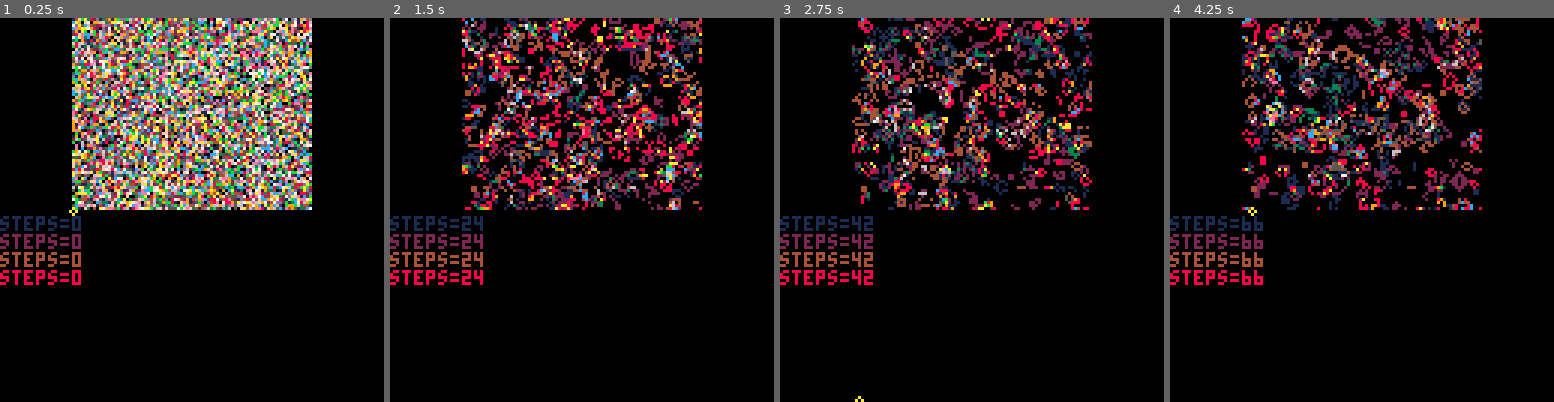
Above: before the commit, frames 1-4 (left to right).
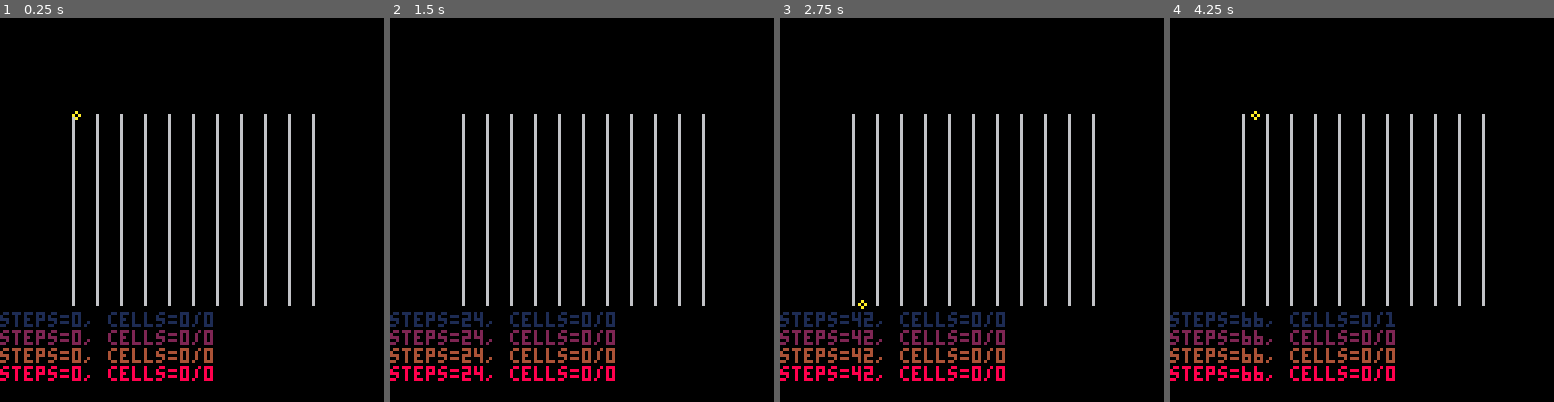
Above: after the commit, the same moments.

Repository: erwinbonsma/PicoGarden
Game: PICO-8 cartridge picogarden.p8
Two runs of this game, one before a commit and one after it. Both use one fixed random seed, a clock stepped at 60 frames per second and the inputs below.
Inputs:
- Up to frame 1 (0.25 s): no input
- Up to frame 2 (1.5 s): tap X (X key) at 0.33, 1.07 s; tap O (Z key) at 0.7 s
- Up to frame 3 (2.75 s): hold Right 1.6-2.1 s; tap O (Z key) at 1.7, 2.1, 2.5 s; tap X (X key) at 1.85 s; hold Up 2.15-2.42 s; hold Right from 2.47 s (still down)
- Up to frame 4 (4.25 s): tap O (Z key) every 0.4 s from 2.9 to 4.1 s; tap X (X key) at 2.97, 4.08 s; release Right at 3.03 s; hold Left 3.08-3.58 s; hold Down 3.63-3.97 s; hold Right from 4.02 s (still down)

The runs differ from the first frame. In frame 1, 37% of the frame differs, in the area x 0-83%, y 0-95%; in frame 2, 23%; in frame 3, 22%; in frame 4, 21%.

Commit message:
Add cell counts

Diff:
--- a/picogarden.p8
+++ b/picogarden.p8
@@ -2,6 +2,20 @@
 version 32
 __lua__
 bit0=0x0.0001
+
+function count_bits(val)
+ assert(val==flr(val))
+ local nbits=0
+ while val!=0 do
+  if val&0x1==0x1 then
+   nbits+=1
+   val&=~0x1
+  end
+  val>>>=1
+ end
+
+ return nbits
+end
 
 -- 3x17=51 bytes
 mem_cagrid_work=0x8000
@@ -304,6 +318,86 @@
  )
 end
 
+
+bitcounter={}
+
+function bitcounter:new()
+ local o=setmetatable({},self)
+ self.__index=self
+
+ o.lookup={}
+ for i=0,255 do
+  o.lookup[i]=count_bits(i)
+ end
+
+ return o
+end
+
+function bitcounter:count_bits(
+ bg
+)
+ local nbits=0
+ local a=bg.a0
+ local amax=a+bg.h*bg.upr*4
+ local lookup=self.lookup
+
+ while a<amax do
+  nbits+=lookup[@a]
+  a+=1
+ end
+
+ return nbits
+end
+
+function bitcounter:count_ca_bits(
+ ca,bg
+)
+ if bg==nil then
+  bg=ca.bitgrid
+ else
+  assert(ca.bitgrid.w==bg.w)
+  assert(ca.bitgrid.h==bg.h)
+ end
+
+ local mask_c=~(bit0<<bpu_ca)
+ local mask_l=mask_c&~bit0
+ local mask_r=mask_c
+ if (ca.upr==1) mask_r=mask_l
+
+ -- #bits in last unit
+ local nblu=ca.w%bpu_ca+1
+ if nblu<bpu then
+  mask_r&=~0>>>(bpu-nblu)
+ end
+
+ local nbits=0
+ local i=0
+ local a=bg.a0+ca.bpr
+ local amax=a+ca.h*ca.bpr
+ local lookup=self.lookup
+ while a<amax do
+  local v
+  if i==0 then
+   v=$a&mask_l
+   i=1
+  elseif i==ca.upr-1 then
+   v=$a&mask_r
+   i=0
+  else
+   v=$a&mask_c
+   i+=1
+  end
+
+  nbits+=lookup[v&0xff]
+  nbits+=lookup[(v>>>8)&0xff]
+  nbits+=lookup[(v<<8)&0xff]
+  nbits+=lookup[(v<<16)&0xff]
+
+  a+=4
+ end
+
+ return nbits
+end
 -->8
 function init_expand()
  local expand={}
@@ -320,32 +414,41 @@
 end
 
 function _init()
- gols={}
+ state={}
+ state.gols={}
  for i=1,4 do
-  gols[i]=ca:new(
+  local gol=ca:new(
    0x4400+i*16*64,80,64,true
   )
-  --gols[i]:reset()
-  gols[i]:randomize()
- end
- cx=0
- cy=0
- play=false
- t=0
+  gol:reset()
+  --gol:randomize()
+  add(state.gols,gol)
+ end
+ state.cx=0
+ state.cy=0
+ state.play=false
+ state.t=0
 
  expand=init_expand()
+
+ state.bitcounter=bitcounter:new()
 end
 
 function _draw()
  cls()
 
- local d0=0x6000+12
- for i=1,4 do
-  local bg=gols[i].bitgrid
+ color(6)
+ for i=0,10 do
+  line(24+i*8,32,24+i*8,95)
+ end
+
+ local d0=0x6000+12+64*32
+ for i,gol in pairs(state.gols) do
+  local bg=gol.bitgrid
   for y=0,63 do
    local d=d0+y*64
    local rb=80
-   local a=bg.a0+(y+1)*gols[i].bpr
+   local a=bg.a0+(y+1)*gol.bpr
    local rbpu=bpu_ca
    while rb>0 do
     local v
@@ -357,7 +460,6 @@
      rbpu-=8
     else
      v=$a>>>(bpu_ca-rbpu)
-     --todo
      a+=4
      v|=($a<<rbpu)&0x0.00ff
      rbpu=bpu_ca-(8-rbpu)
@@ -375,46 +477,58 @@
    -- end
    --end
   end
-  print("steps="..gols[i].steps,0,60+i*6,1<<(i-1))
- end
-
- if not play then
+  local ncells=state.bitcounter
+   :count_ca_bits(gol)
+  local ncells2=state.bitcounter
+   :count_bits(gol.bitgrid)
+  print(
+   "steps="..gol.steps
+   ..", cells="..ncells
+   .."/"..ncells2,
+   0,60+32+i*6,1<<(i-1)
+  )
+ end
+
+ if not state.play then
   color(10)
-  pset(cx+23,cy+64)
-  pset(cx+25,cy+64)
-  pset(cx+24,cy+63)
-  pset(cx+24,cy+65)
+  local x=state.cx+25
+  local y=state.cy+32
+  pset(x-1,y)
+  pset(x+1,y)
+  pset(x,y-1)
+  pset(x,y+1)
  end
 end
 
 function _update()
  if btnp(⬆️) then
-  cy=(cy+63)%64
+  state.cy=(state.cy+63)%64
  end
  if btnp(⬇️) then
-  cy=(cy+1)%64
+  state.cy=(state.cy+1)%64
  end
  if btnp(⬅️) then
-  cx=(cx+79)%80
+  state.cx=(state.cx+79)%80
  end
  if btnp(➡️) then
-  cx=(cx+1)%80
- end
+  state.cx=(state.cx+1)%80
+ end
+ local gol=state.gols[1]
  if btnp(❎) then
-  if gols[1]:get(cx,cy) then
-   gols[1]:clr(cx,cy)
+  if gol:get(state.cx,state.cy) then
+   gol:clr(state.cx,state.cy)
   else
-   gols[1]:set(cx,cy)
+   gol:set(state.cx,state.cy)
   end
  end
  if btnp(🅾️) then
-  play=not play
- end
- if play then
-  t+=1
-  if t%1==0 then
-   for i=1,4 do
-    gols[i]:step()
+  state.play=not state.play
+ end
+ if state.play then
+  state.t+=1
+  if state.t%1==0 then
+   for gol in all(state.gols) do
+    gol:step()
    end
   end
  end
